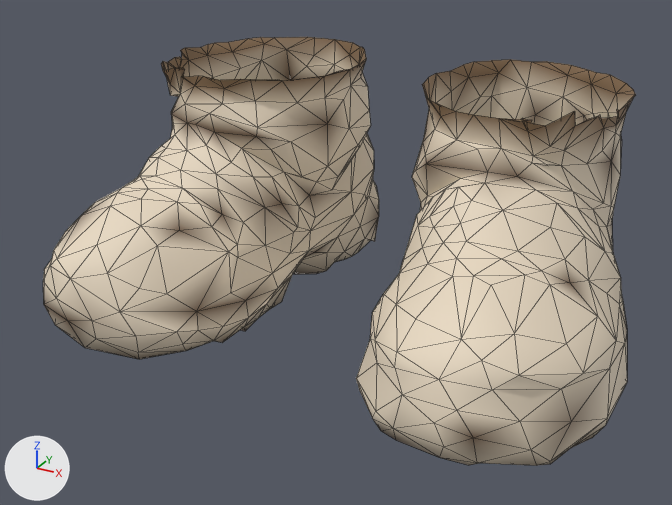
Two versions of the glTF model assets_src/armor/kargan_0/leather_a_feet.glb, one commit apart.
Camera for both pictures: a 50 mm camera at (0.442, -0.91, 0.479) aimed at (-0.005, -0.096, 0.072). The lights are fixed; the arrows at lower left show +X, +Y and +Z. The picture after the commit comes second. Mesh edges are drawn as thin lines. Vertices at exactly the same position are counted once.

In view in the first picture: 'leather_a_feet'.
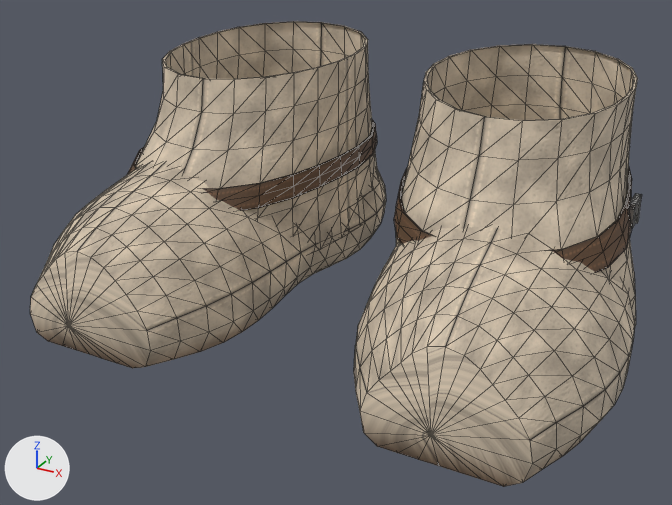
Edits to the bpy script that builds the scene:
```text
Change mat_leather:
    remove # nodes: BsdfPrincipled, OutputMaterial, VertexColor
    nodes: BsdfPrincipled, Mix, NormalMap, OutputMaterial, SeparateColor, TexImage x3, VertexColor
    uses the picture img_leather_c_png
    uses the picture img_leather_n_png
    uses the picture img_leather_orm_png
Add mat_iron:
    mat_iron = bpy.data.materials.new('iron')
    mat_iron.use_nodes = True; mat_iron.node_tree.nodes.clear()
    _N = mat_iron.node_tree.nodes; _L = mat_iron.node_tree.links
    n0 = _N.new('ShaderNodeBsdfPrincipled'); n0.name = 'Principled BSDF'
    n0.inputs[1].default_value = 1.0  # 'Metallic'
    n0.inputs[2].default_value = 0.48  # 'Roughness'
    n1 = _N.new('ShaderNodeOutputMaterial'); n1.name = 'Material Output'
    n2 = _N.new('ShaderNodeVertexColor'); n2.name = 'Color Attribute'
    _L.new(n0.outputs[0], n1.inputs[0])  # 'BSDF' to 'Surface'
    _L.new(n2.outputs[0], n0.inputs[0])  # 'Color' to 'Base Color'
Add mat_strap:
    mat_strap = bpy.data.materials.new('strap')
    # uses the picture img_strap_c_png
    # uses the picture img_strap_n_png
    # uses the picture img_strap_orm_png
Change me_leather_a_feet:
    remove me_leather_a_feet.from_pydata(...)  # 699 vertices, 1299 faces; spans x -0.32..0.315, y -0.303..0.168, z -0.013..0.258
    add me_leather_a_feet.from_pydata(...)  # 1452 vertices, 2712 faces; spans x -0.321..0.32, y -0.31..0.178, z -0.013..0.27
    me_leather_a_feet part 1: the loose piece of 366 vertices spanning x -0.32..-0.044, y -0.302..0.168, z -0.013..0.257 is rebuilt with 386 vertices and now spans x -0.321..-0.034, y -0.31..0.176, z -0.013..0.185
    me_leather_a_feet part 2: the loose piece of 333 vertices spanning x 0.044..0.315, y -0.303..0.158, z -0.013..0.258 is rebuilt with 386 vertices and now spans x 0.035..0.32, y -0.31..0.178, z -0.013..0.186
    me_leather_a_feet part 3: a new loose piece of 198 vertices spanning x 0.036..0.309, y -0.19..0.173, z 0.034..0.27, in mat_leather
    me_leather_a_feet part 4: a new loose piece of 198 vertices spanning x -0.307..-0.04, y -0.187..0.173, z 0.034..0.27, in mat_leather
    me_leather_a_feet part 5: a new loose piece of 110 vertices spanning x 0.035..0.292, y -0.184..0.155, z 0.115..0.168, in mat_strap
    me_leather_a_feet part 6: a new loose piece of 110 vertices spanning x -0.289..-0.036, y -0.18..0.155, z 0.115..0.168, in mat_strap
    me_leather_a_feet part 7: a new loose piece of 24 vertices spanning x 0.28..0.286, y -0.018..0.012, z 0.129..0.157, in mat_iron
    me_leather_a_feet part 8
    8 vertices are added at x -0.286..0.282, y -0.007..0.002, z 0.131..0.155
    8 new vertices lie (0.006, 0.0, 0.0) away from vertices in x -0.286..0.282, y -0.007..0.002, z 0.131..0.155
    24 new faces join them, mat_iron
    other edits to the shape of me_leather_a_feet do not show in these pictures
    add me_leather_a_feet.materials.append(mat_iron)
    add me_leather_a_feet.materials.append(mat_strap)
```

Where the change shows, as pixel boxes [x1, y1, x2, y2] in the pictures (672 x 505 px):
'leather_a_feet', surface changed, reshaped (9% taller): before [43, 37, 635, 466]; after [30, 21, 642, 487]
part 1 of me_leather_a_feet, rebuilt: before [43, 37, 379, 359]; after [30, 163, 386, 368]
part 2 of me_leather_a_feet, rebuilt: before [356, 60, 635, 466]; after [354, 227, 635, 487]
part 3 of me_leather_a_feet, added (beige): after [396, 44, 637, 325]
part 4 of me_leather_a_feet, added (beige): after [135, 21, 378, 253]
part 5 of me_leather_a_feet, added: after [394, 167, 632, 273]
part 6 of me_leather_a_feet, added (brown): after [128, 120, 377, 211]
part 7 of me_leather_a_feet, added: after [628, 194, 642, 228]
part 8 of me_leather_a_feet, added: after [634, 200, 641, 223]
